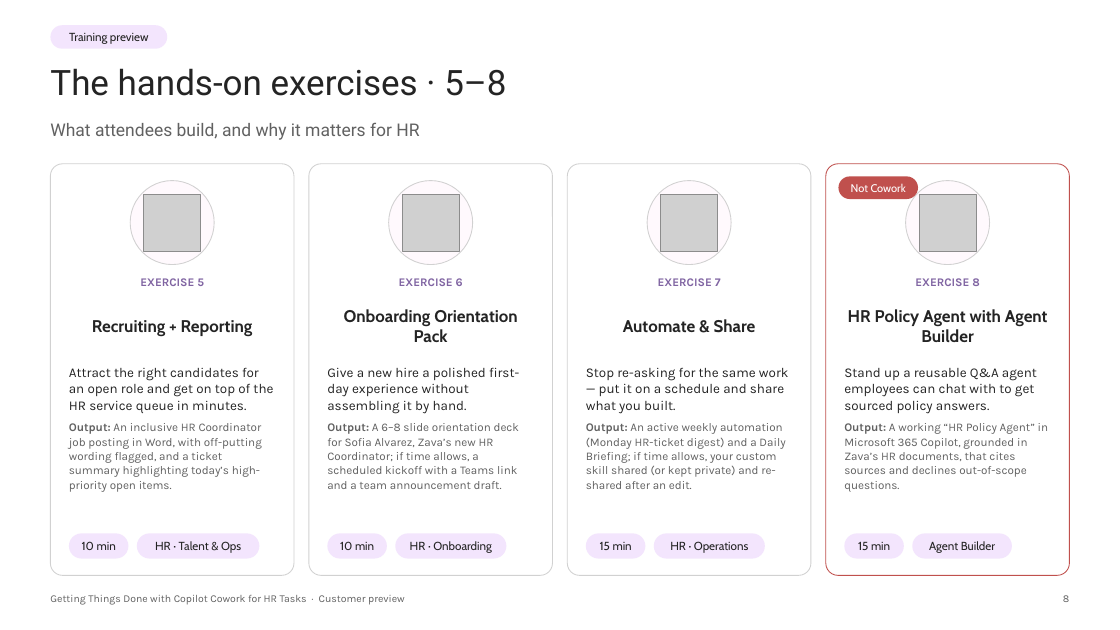
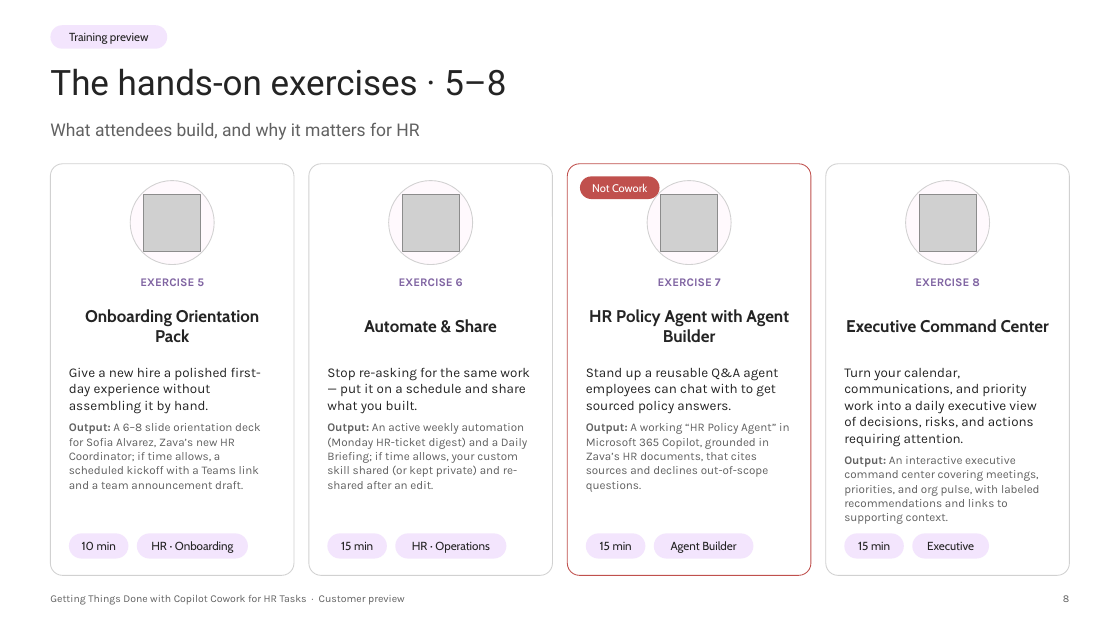
Before and after one commit to ragage/ai_hr_cowork_workshop, a slide deck: slide 8 of instructor/customer-preview-deck.pptx. Drawn at 1120x630 pixels with LibreOffice and Linux fonts; fonts in the diff are those of the drawing; grey boxes stand for pictures; background and template pictures are left out. Boxes give left, top, right and bottom in pixels: in the first picture for what was removed or moved away, otherwise in the second. Text is boxed around its words. In the diff, an @@ line names an element or a change of style, - is before the commit and + after.

```diff
--- a/instructor/customer-preview-deck.pptx
+++ b/instructor/customer-preview-deck.pptx
@@ rounded rectangle at box(567, 164, 811, 576): outline #D1D1D1 0.75 pt to #C0504D 0.75 pt @@
@@ 2 texts, 1 rounded rectangle: place and size @@
-2 texts, 1 rounded rectangle at box(839, 176, 995, 553)
+2 texts, 1 rounded rectangle at box(580, 176, 736, 553)
@@ rounded rectangle at box(826, 164, 1070, 576): outline #C0504D 0.75 pt to #D1D1D1 0.75 pt @@
@@ text at box(85, 309, 259, 342): text changed @@
-Recruiting + Reporting
+Onboarding Orientation Pack
@@ text at box(364, 319, 497, 333): text changed @@
-Onboarding Orientation Pack
+Automate & Share
@@ text at box(589, 309, 789, 342): text changed @@
-Automate & Share
+HR Policy Agent with Agent Builder
@@ text at box(846, 319, 1049, 333): text changed @@
-HR Policy Agent with Agent Builder
+Executive Command Center
@@ text at box(69, 368, 261, 489): text changed @@
-Attract the right candidates for an open role and get on top of the HR service queue in minutes.
-Output: An inclusive HR Coordinator job posting in Word, with off-putting wording flagged, and a ticket summary highlighting today’s high-priority open items.
+Give a new hire a polished first-day experience without assembling it by hand.
+Output: A 6–8 slide orientation deck for Sofia Alvarez, Zava’s new HR Coordinator; if time allows, a scheduled kickoff with a Teams link and a team announcement draft.
@@ text at box(327, 367, 529, 489): text changed @@
-Give a new hire a polished first-day experience without assembling it by hand.
-Output: A 6–8 slide orientation deck for Sofia Alvarez, Zava’s new HR Coordinator; if time allows, a scheduled kickoff with a Teams link and a team announcement draft.
+Stop re-asking for the same work — put it on a schedule and share what you built.
+Output: An active weekly automation (Monday HR-ticket digest) and a Daily Briefing; if time allows, your custom skill shared (or kept private) and re-shared after an edit.
@@ text at box(586, 368, 789, 492): text changed @@
-Stop re-asking for the same work — put it on a schedule and share what you built.
-Output: An active weekly automation (Monday HR-ticket digest) and a Daily Briefing; if time allows, your custom skill shared (or kept private) and re-shared after an edit.
+Stand up a reusable Q&A agent employees can chat with to get sourced policy answers.
+Output: A working “HR Policy Agent” in Microsoft 365 Copilot, grounded in Zava’s HR documents, that cites sources and declines out-of-scope questions.
@@ text at box(844, 368, 1040, 524): text changed @@
-Stand up a reusable Q&A agent employees can chat with to get sourced policy answers.
-Output: A working “HR Policy Agent” in Microsoft 365 Copilot, grounded in Zava’s HR documents, that cites sources and declines out-of-scope questions.
+Turn your calendar, communications, and priority work into a daily executive view of decisions, risks, and actions requiring attention.
+Output: An interactive executive command center covering meetings, priorities, and org pulse, with labeled recommendations and links to supporting context.
@@ rounded rectangle: place and size @@
-rounded rectangle at box(137, 534, 260, 559)
+rounded rectangle at box(137, 534, 248, 559)
@@ rounded rectangle: place and size @@
-rounded rectangle at box(654, 534, 765, 559)
+rounded rectangle at box(654, 534, 754, 559)
@@ rounded rectangle: place and size @@
-rounded rectangle at box(912, 534, 1012, 559)
+rounded rectangle at box(912, 534, 989, 559)
@@ text at box(151, 541, 234, 553): text changed @@
-HR · Talent & Ops
+HR · Onboarding
@@ text at box(341, 542, 373, 550): text changed @@
-10 min
+15 min
@@ text at box(412, 541, 490, 553): text changed @@
-HR · Onboarding
+HR · Operations
@@ text removed at box(670, 541, 749, 553) @@
-HR · Operations
@@ text added at box(927, 542, 974, 550), 10 pt, text #242424 @@
+Executive
```
Also in this commit, not shown: 7 other slides changed, 55 other files.
